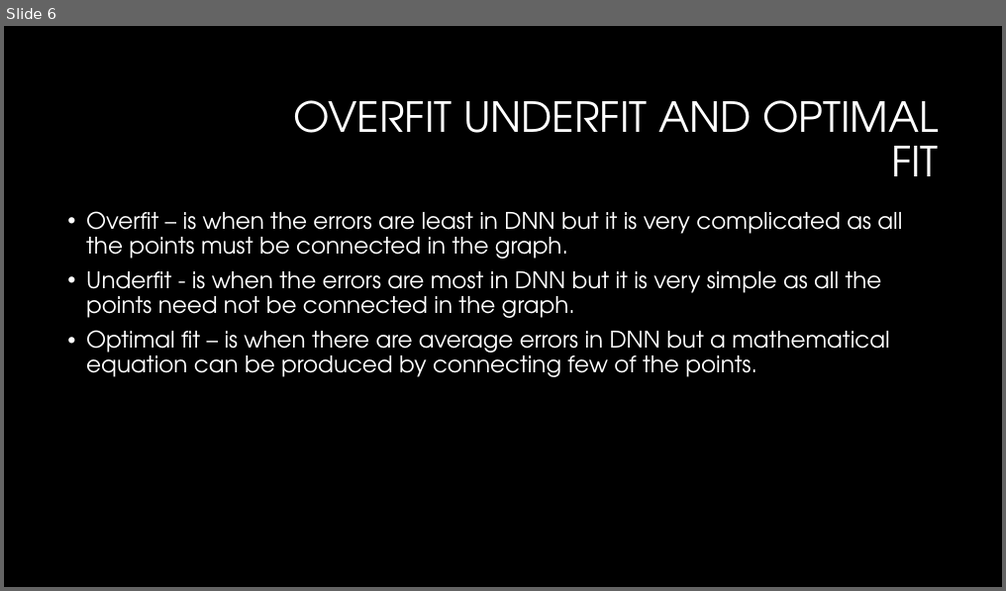
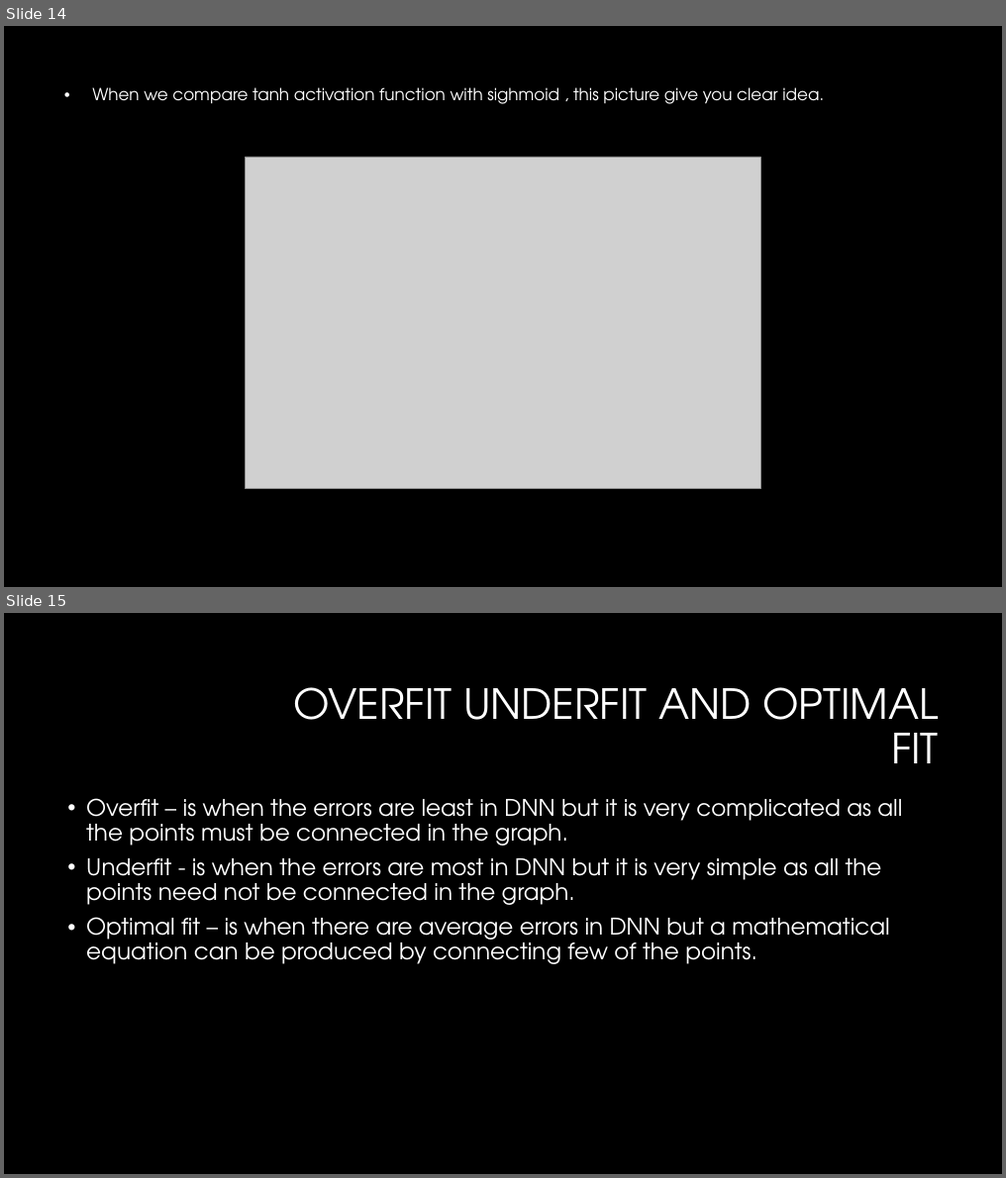
Before and after one commit to ENG19CS0006-Abhay/Deep-learning-DNN-, a slide deck: ENG19CS006(Abhay V R)(DL assignment 2).pptx. Shown one above the other, each under a label of ours: slide 6 before the commit, slides 14 and 15 after it. The pictures are 1006x591 and 1006x1178 pixels, drawn with LibreOffice and Linux fonts; fonts in the diff are those of the drawing; grey boxes stand for pictures; background and template pictures are left out. Boxes give left, top, right and bottom in pixels: in the first picture for what was removed or moved away, otherwise in the second. Text is boxed around its words. In the diff, an @@ line names an element or a change of style, - is before the commit and + after.

```diff
--- a/ENG19CS006(Abhay V R)(DL assignment 2).pptx
+++ b/ENG19CS006(Abhay V R)(DL assignment 2).pptx
@@ slide 14 added at (4, 26, 1002, 587), background #000000 @@
@@ text added at (92, 87, 824, 104), 16 pt, text #FFFFFF @@
+• When we compare tanh activation function with sighmoid , this picture give you clear idea.
@@ picture added at (245, 157, 761, 489) @@
@@ what was slide 6 is now slide 15 @@
```
Also in this commit, not shown: 9 other slides added, 1 slide removed.
